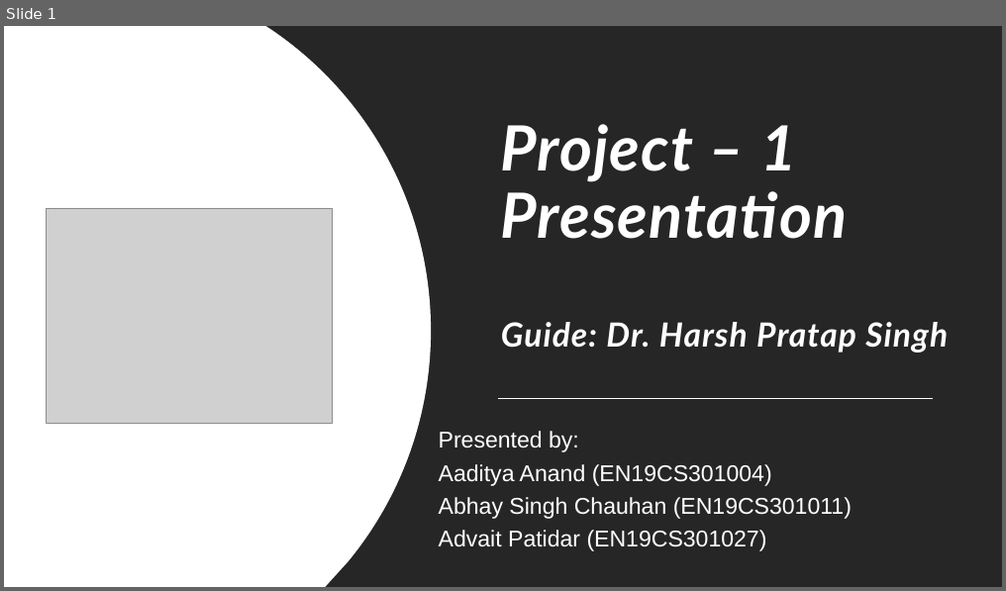
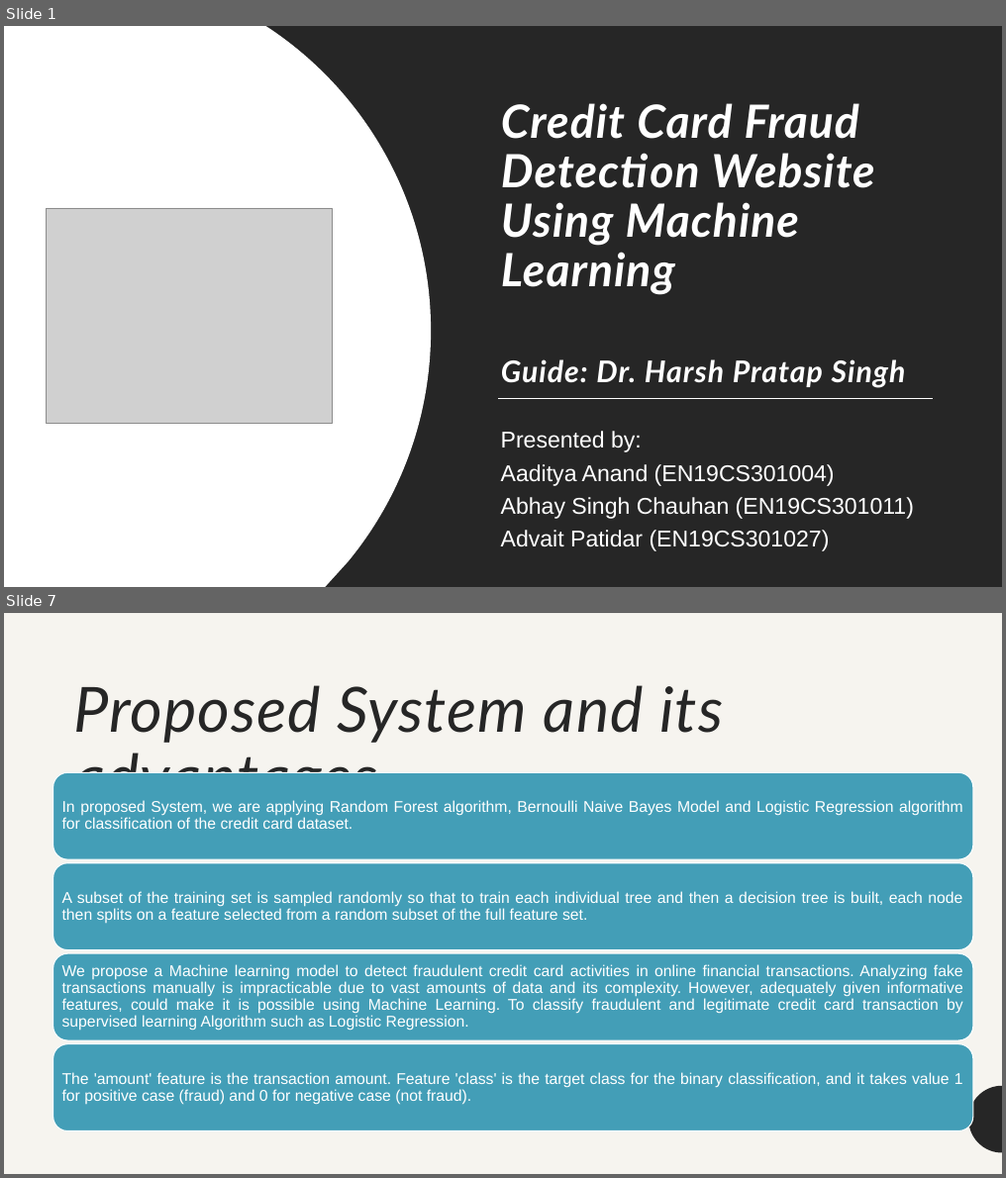
Before and after one commit to arcaneAB/fraud-detection-project, a slide deck: documentations/Project Presentation.pptx. Shown one above the other, each under a label of ours: slide 1 before the commit, slides 1 and 7 after it; the slides between them are not shown. The pictures are 1006x591 and 1006x1178 pixels, drawn with LibreOffice and Linux fonts; fonts in the diff are those of the drawing; grey boxes stand for pictures. Boxes give left, top, right and bottom in pixels: in the first picture for what was removed or moved away, otherwise in the second. Text is boxed around its words. In the diff, an @@ line names an element or a change of style, - is before the commit and + after.

```diff
--- a/documentations/Project Presentation.pptx
+++ b/documentations/Project Presentation.pptx
@@ slide 7 added at (x1=4, y1=613, x2=1002, y2=1174), background #F6F4EF @@
@@ title added at (x1=73, y1=685, x2=724, y2=812), 60 pt, text #262626, italic @@
+Proposed System and its advantages
@@ group added at (x1=54, y1=772, x2=973, y2=1131): 4 rounded rectangles, 4 texts @@
+In proposed System, we are applying Random Forest algorithm, Bernoulli Naive Bayes Model and Logistic Regression algorithm for classification of the credit card dataset.
+A subset of the training set is sampled randomly so that to train each individual tree and then a decision tree is built, each node then splits on a feature selected from a random subset of the full feature set.
+We propose a Machine learning model to detect fraudulent credit card activities in online financial transactions. Analyzing fake transactions manually is impracticable due to vast amounts of data and its complexity. However, adequately given informative features, could make it is possible using Machine Learning. To classify fraudulent and legitimate credit card transaction by supervised learning Algorithm such as Logistic Regression.
+The 'amount' feature is the transaction amount. Feature 'class' is the target class for the binary classification, and it takes value 1 for positive case (fraud) and 0 for negative case (not fraud).
@@ freeform shape added at (x1=969, y1=1086, x2=1002, y2=1154), fill #262626 @@
@@ slide 1 changed as well @@
@@ title at (x1=501, y1=103, x2=906, y2=388): text changed; size 32 to 44.1 pt @@
-Project – 1
-Presentation
-Guide: Dr. Harsh Pratap Singh
+Credit Card Fraud Detection Website Using Machine
+Learning
+Guide: Dr. Harsh Pratap Singh
@@ subtitle "Presented by:" moved from (x1=439, y1=431, x2=851, y2=552) to (x1=501, y1=431, x2=914, y2=552) @@
```
Also in this commit, not shown: 4 other slides changed, 15 other slides added, 8 slides removed.
